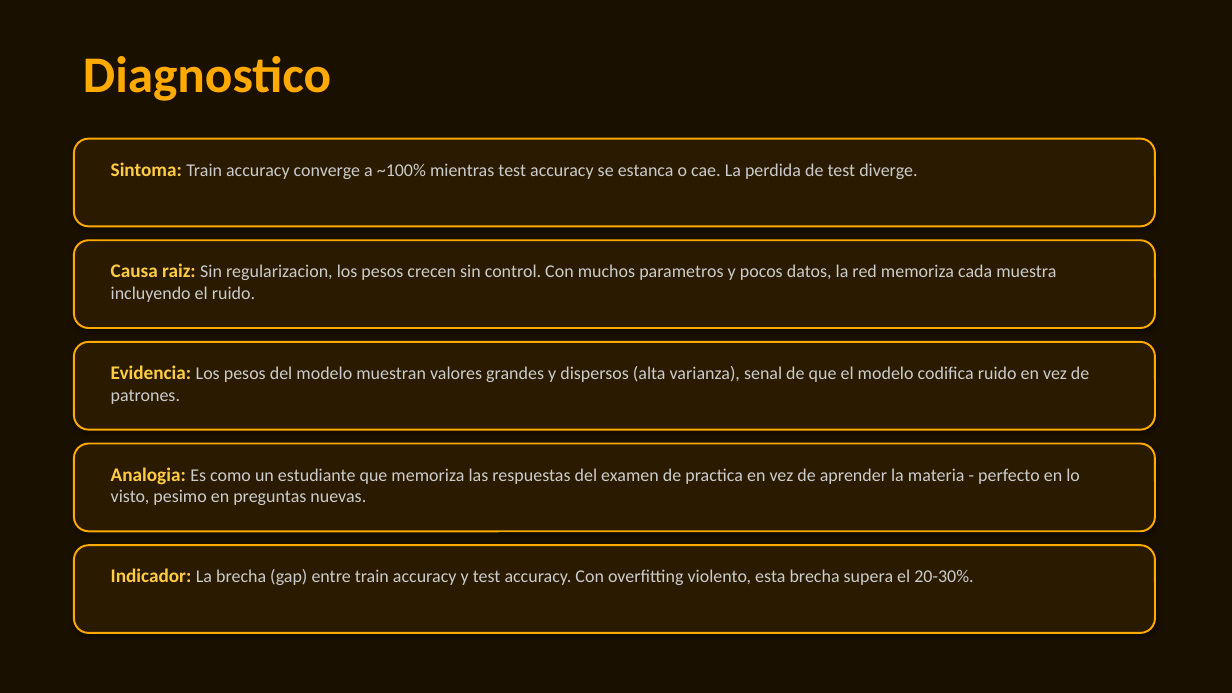
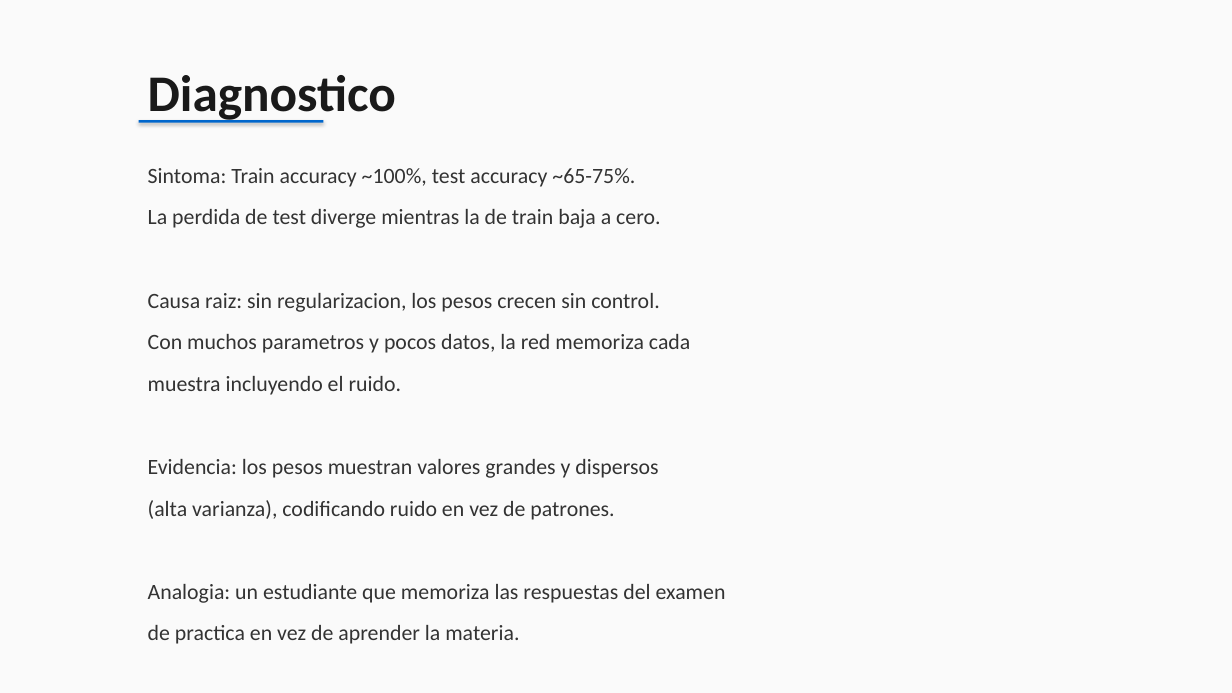
Before and after one commit to Xamplix/proyecto, a slide deck: slide 3 of Grupo7_La_Memoria_de_Pez.pptx. Drawn at 1232x693 pixels with LibreOffice and Linux fonts; fonts in the diff are those of the drawing. Boxes give left, top, right and bottom in pixels: in the first picture for what was removed or moved away, otherwise in the second. Text is boxed around its words. In the diff, an @@ line names an element or a change of style, - is before the commit and + after.

```diff
--- a/Grupo7_La_Memoria_de_Pez.pptx
+++ b/Grupo7_La_Memoria_de_Pez.pptx
@@ background #1A1000 to #FAFAFA @@
@@ text "Diagnostico": place and size @@
-text "Diagnostico" at (83, 56, 331, 101)
+text "Diagnostico" at (148, 75, 396, 123)
@@ text "Diagnostico" at (148, 75, 396, 123): text colour #FFAA00 to #1A1A1A @@
@@ rounded rectangle removed at (74, 139, 1155, 226) @@
@@ rectangle added at (139, 120, 323, 123), fill #0066CC @@
@@ text at (148, 168, 726, 644): text changed; size 14 to 17 pt; text colour #CCCCCC to #333333 @@
-Sintoma: Train accuracy converge a ~100% mientras test accuracy se estanca o cae. La perdida de test diverge.
+Sintoma: Train accuracy ~100%, test accuracy ~65-75%.
+La perdida de test diverge mientras la de train baja a cero.
+Causa raiz: sin regularizacion, los pesos crecen sin control.
+Con muchos parametros y pocos datos, la red memoriza cada
+muestra incluyendo el ruido.
+Evidencia: los pesos muestran valores grandes y dispersos
+(alta varianza), codificando ruido en vez de patrones.
+Analogia: un estudiante que memoriza las respuestas del examen
+de practica en vez de aprender la materia.
@@ rounded rectangle removed at (74, 240, 1155, 328) @@
@@ text removed at (111, 263, 1056, 302) @@
-Causa raiz: Sin regularizacion, los pesos crecen sin control. Con muchos parametros y pocos datos, la red memoriza cada muestra incluyendo el ruido.
@@ rounded rectangle removed at (74, 342, 1155, 430) @@
@@ text removed at (111, 365, 1089, 404) @@
-Evidencia: Los pesos del modelo muestran valores grandes y dispersos (alta varianza), senal de que el modelo codifica ruido en vez de patrones.
@@ rounded rectangle removed at (74, 444, 1155, 531) @@
@@ text removed at (111, 467, 1080, 505) @@
-Analogia: Es como un estudiante que memoriza las respuestas del examen de practica en vez de aprender la materia - perfecto en lo visto, pesimo en preguntas nuevas.
@@ rounded rectangle removed at (74, 545, 1155, 633) @@
@@ text removed at (111, 568, 973, 585) @@
-Indicador: La brecha (gap) entre train accuracy y test accuracy. Con overfitting violento, esta brecha supera el 20-30%.
```
Also in this commit, not shown: 8 other slides changed, 1 other file.
